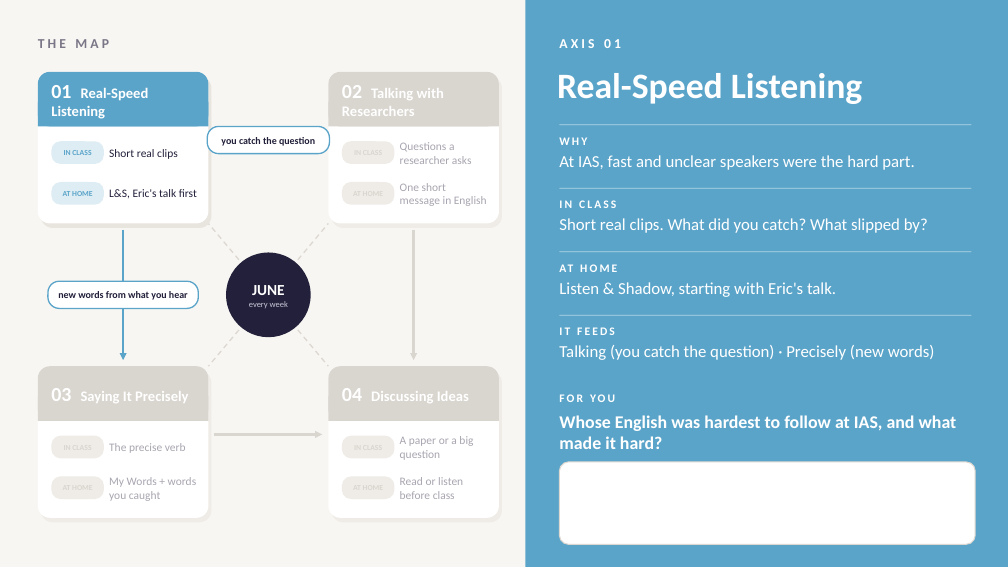
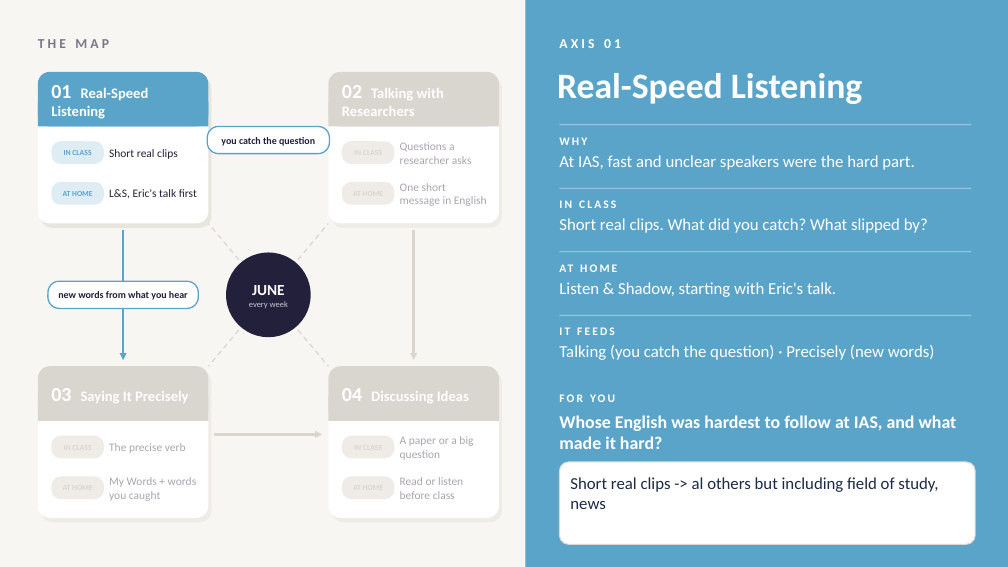
Before and after one commit to briankim-84/dea-m8q3, a slide deck: slide 5 of june-d4a9/June_Class17_Where_We_Go_From_Here.pptx. Drawn at 1008x567 pixels with LibreOffice and Linux fonts; fonts in the diff are those of the drawing. Boxes give left, top, right and bottom in pixels: in the first picture for what was removed or moved away, otherwise in the second. Text is boxed around its words. In the diff, an @@ line names an element or a change of style, - is before the commit and + after.

```diff
--- a/june-d4a9/June_Class17_Where_We_Go_From_Here.pptx
+++ b/june-d4a9/June_Class17_Where_We_Go_From_Here.pptx
@@ text in rounded rectangle at (x1=570, y1=477, x2=938, y2=509): text added @@
+Short real clips -> al others but including field of study, news
```
Also in this commit, not shown: 2 other slides changed, 17 other files.
